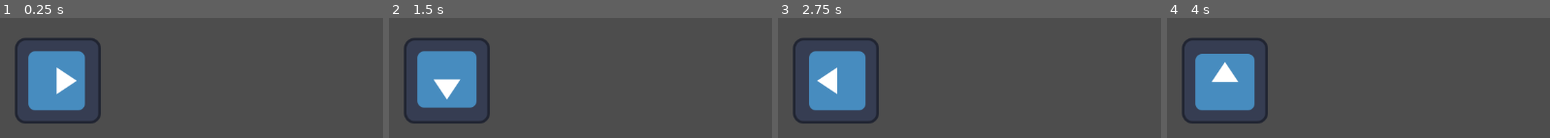
Above: before the commit, frames 1-4 (left to right).
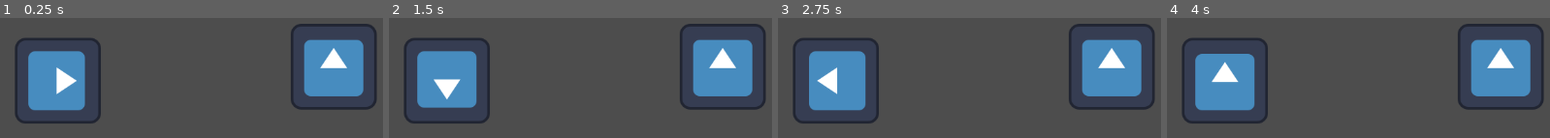
Above: after the commit, the same moments.

Repository: darthLeviN/test-godot-release
Game: Godot game, scene res://control.tscn
The game is run twice, just before and just after one commit, with the same random seed, the same clock (stepped at 60 frames per second) and the same inputs. The engine's default icon, where the game draws it, is replaced by a stand-in: a white triangle on a blue panel in a dark square.
Inputs:
- Up to frame 1 (0.25 s): no input
- Up to frame 2 (1.5 s): no input
- Up to frame 3 (2.75 s): no input
- Up to frame 4 (4 s): no input

The runs differ from the first frame. In frame 1, 9.5% of the frame differs, in the area x 75-99%, y 4-77%; in frame 2, 9.5%; in frame 3, 9.5%; in frame 4, 9.5%.

Commit message:
Modification 01

Diff:
--- a/control.tscn
+++ b/control.tscn
@@ -1,6 +1,21 @@
 [gd_scene load_steps=5 format=3 uid="uid://dkek2e586ke71"]
 
 [ext_resource type="Texture2D" uid="uid://4hvg6xxhc2bl" path="res://icon.svg" id="1_6spvo"]
+
+[sub_resource type="Animation" id="Animation_e6qlt"]
+length = 0.001
+tracks/0/type = "value"
+tracks/0/imported = false
+tracks/0/enabled = true
+tracks/0/path = NodePath("Sprite2D:rotation")
+tracks/0/interp = 1
+tracks/0/loop_wrap = true
+tracks/0/keys = {
+"times": PackedFloat32Array(0),
+"transitions": PackedFloat32Array(1),
+"update": 0,
+"values": [0.0]
+}
 
 [sub_resource type="Animation" id="Animation_70nsj"]
 resource_name = "new_animation"
@@ -16,21 +31,6 @@
 "transitions": PackedFloat32Array(1, 1),
 "update": 0,
 "values": [0.0, 6.28319]
-}
-
-[sub_resource type="Animation" id="Animation_e6qlt"]
-length = 0.001
-tracks/0/type = "value"
-tracks/0/imported = false
-tracks/0/enabled = true
-tracks/0/path = NodePath("Sprite2D:rotation")
-tracks/0/interp = 1
-tracks/0/loop_wrap = true
-tracks/0/keys = {
-"times": PackedFloat32Array(0),
-"transitions": PackedFloat32Array(1),
-"update": 0,
-"values": [0.0]
 }
 
 [sub_resource type="AnimationLibrary" id="AnimationLibrary_ut4fj"]
@@ -51,6 +51,10 @@
 position = Vector2(500, 300)
 texture = ExtResource("1_6spvo")
 
+[node name="Sprite2D2" type="Sprite2D" parent="."]
+position = Vector2(910, 279)
+texture = ExtResource("1_6spvo")
+
 [node name="AnimationPlayer" type="AnimationPlayer" parent="."]
 autoplay = "new_animation"
 libraries = {
Not shown, changed: export_presets.cfg
